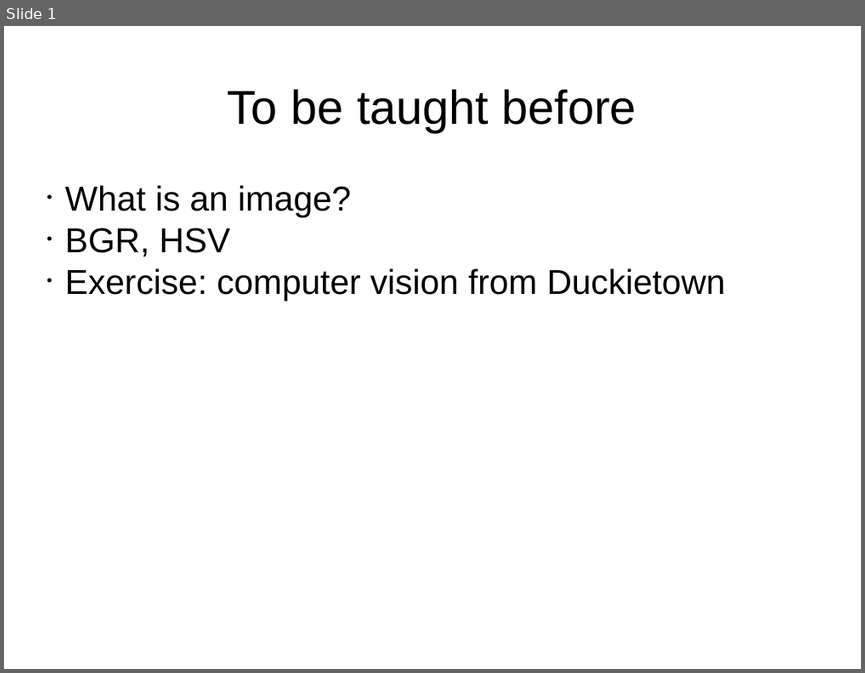
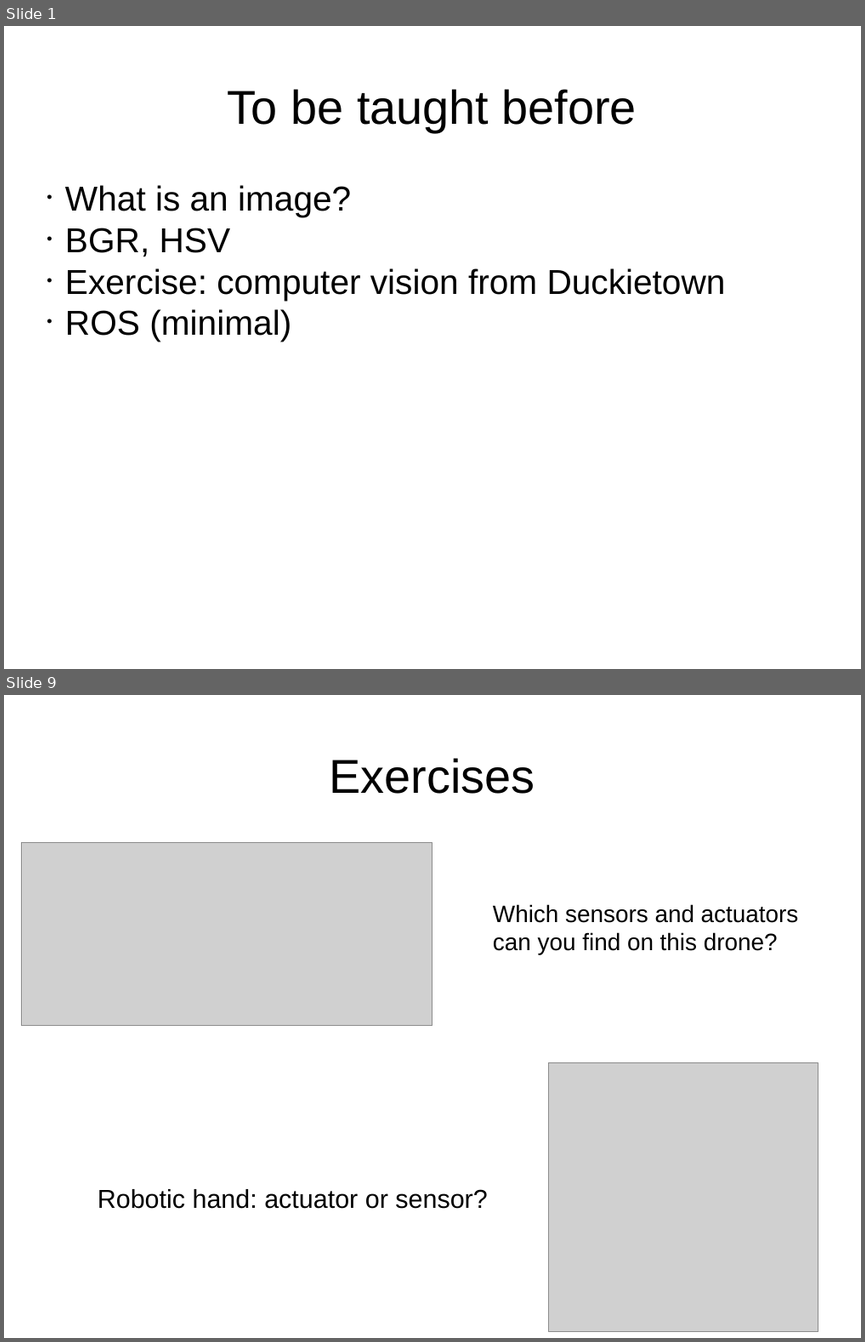
Before and after one commit to maivincent/MISE_presentations, a slide deck: Prerequisites.odp. Shown one above the other, each under a label of ours: slide 1 before the commit, slides 1 and 9 after it; the slides between them are not shown. The pictures are 865x673 and 865x1342 pixels, drawn with LibreOffice and Linux fonts; fonts in the diff are those of the drawing; grey boxes stand for pictures. Boxes give left, top, right and bottom in pixels: in the first picture for what was removed or moved away, otherwise in the second. Text is boxed around its words. In the diff, an @@ line names an element or a change of style, - is before the commit and + after.

```diff
--- a/Prerequisites.odp
+++ b/Prerequisites.odp
@@ slide 9 added at <box>4,695,861,1338</box>, background #FFFFFF @@
@@ title added at <box>330,758,535,794</box>, 44 pt, text #000000 @@
+Exercises
@@ picture added at <box>21,843,432,1026</box> @@
@@ text added at <box>493,904,799,955</box>, 22 pt, text #000000 @@
+Which sensors and actuators
+can you find on this drone?
@@ picture added at <box>549,1062,818,1331</box> @@
@@ text added at <box>98,1189,487,1208</box>, 24 pt, text #000000 @@
+Robotic hand: actuator or sensor?
@@ slide 1 changed as well @@
@@ subtitle at <box>65,309,291,341</box>: paragraph added @@
+• ROS (minimal)
```
Also in this commit, not shown: 10 other slides added, 26 other files.
